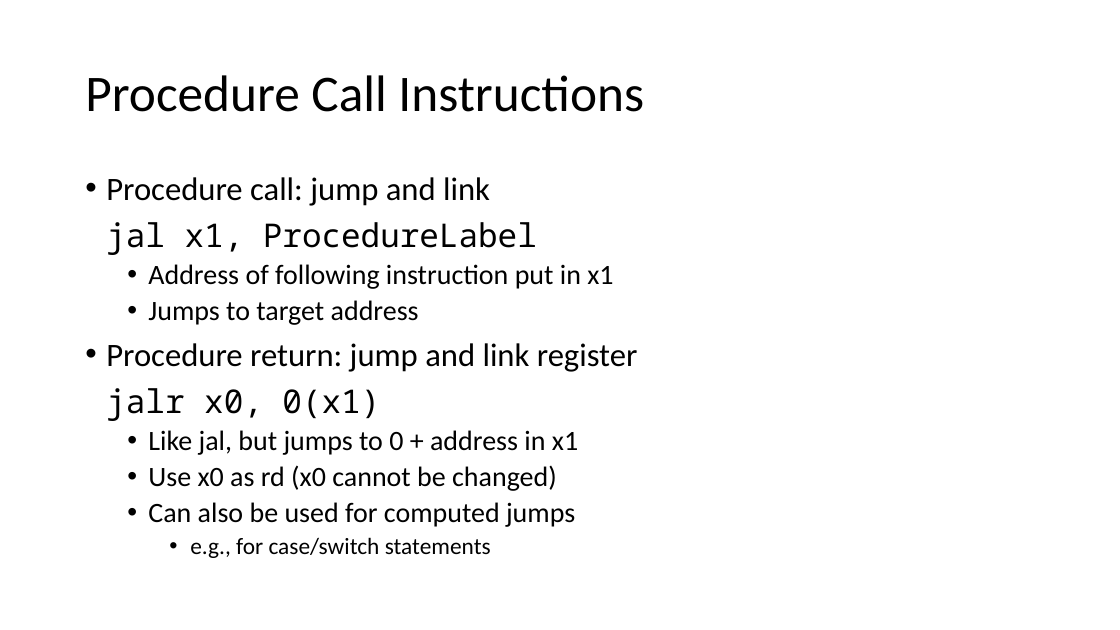
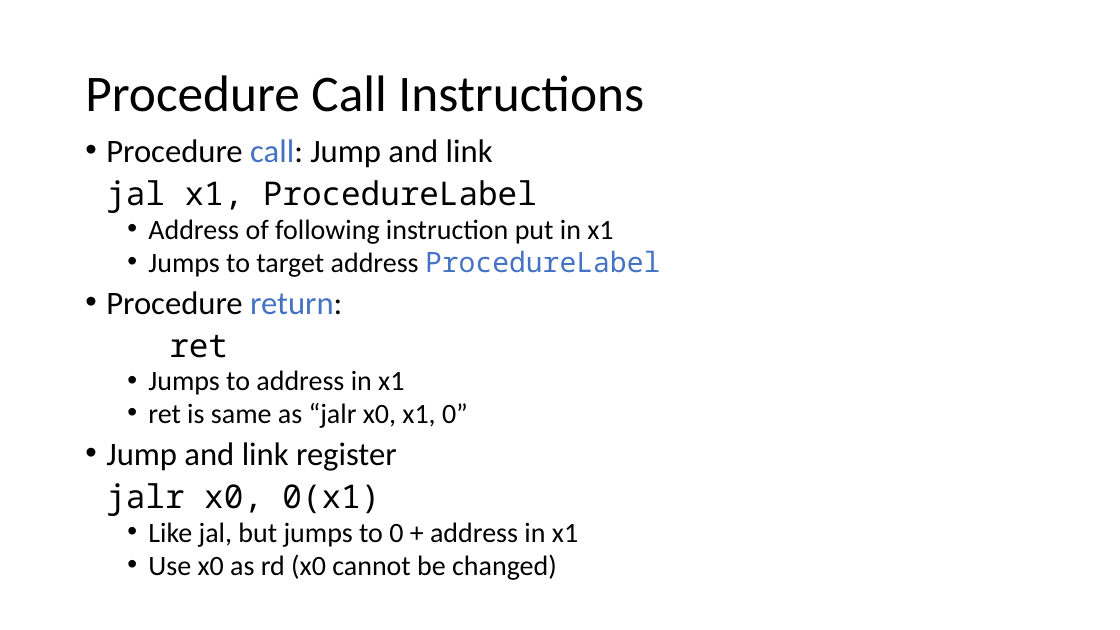
Before and after one commit to PG-DESD/CDAC_Sharing_Data, a slide deck: slide 65 of Microprocessor/TheoryLectures/RISC-V_Theory.pptx (slide 63 before the commit). Drawn at 1120x630 pixels with LibreOffice and Linux fonts; fonts in the diff are those of the drawing. Boxes give left, top, right and bottom in pixels: in the first picture for what was removed or moved away, otherwise in the second. Text is boxed around its words. In the diff, an @@ line names an element or a change of style, - is before the commit and + after.

```diff
--- a/Microprocessor/TheoryLectures/RISC-V_Theory.pptx
+++ b/Microprocessor/TheoryLectures/RISC-V_Theory.pptx
@@ text "Procedure call: Jump and link": place and size @@
-text "Procedure call: Jump and link" at box(106, 177, 638, 558)
+text "Procedure call: Jump and link" at box(106, 139, 660, 580)
@@ text at box(106, 139, 493, 168): text changed @@
-• Procedure call: jump and link
+• Procedure call: Jump and link
@@ text at box(106, 180, 613, 580): line spacing 0.9 to 0.8 @@
@@ text at box(106, 250, 660, 471): text changed; size 28 to 24 pt @@
-  • Jumps to target address
-• Procedure return: jump and link register
+  • Jumps to target address ProcedureLabel
+• Procedure return:
+ret
+  • Jumps to address in x1
+  • ret is same as “jalr x0, x1, 0”
+• Jump and link register
@@ text at box(148, 502, 575, 558): paragraphs removed @@
-  • Can also be used for computed jumps
-    • e.g., for case/switch statements
```
Also in this commit, not shown: 17 other slides changed, 17 slides added, 1 slide removed.
